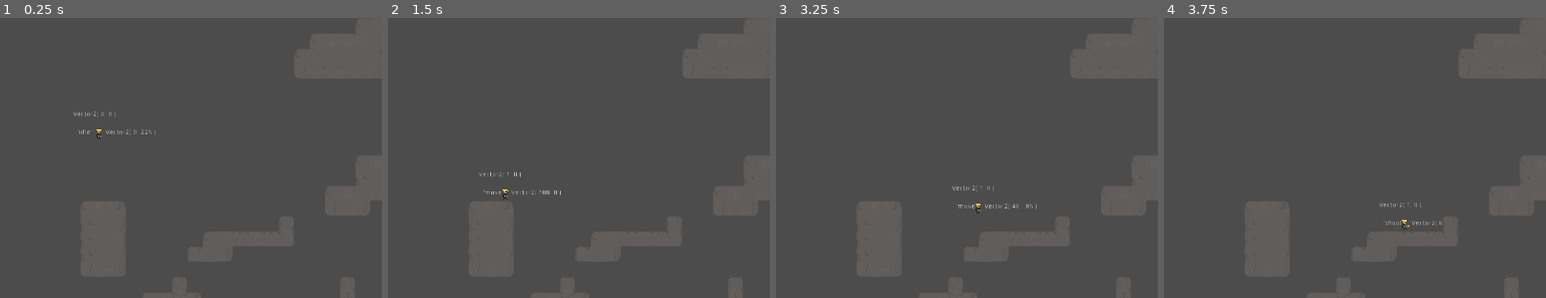
Above: before the commit, frames 1-4 (left to right).
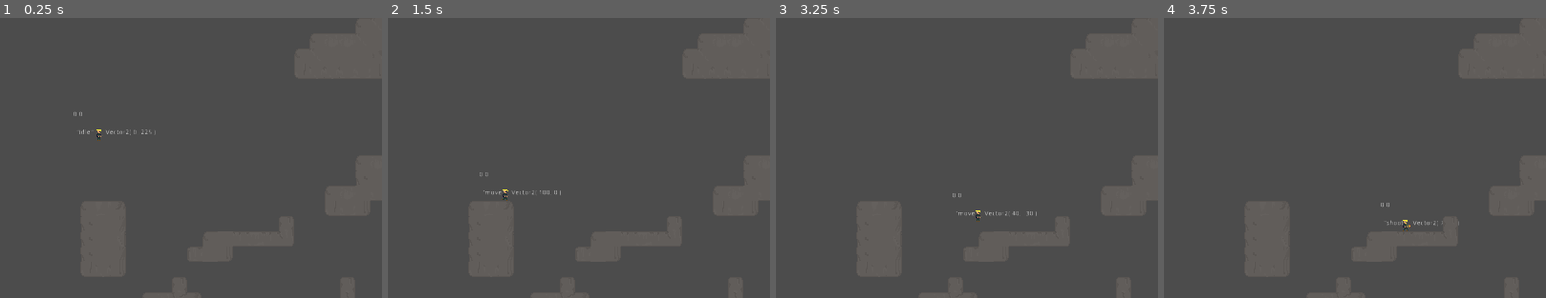
Above: after the commit, the same moments.

Repository: raczynskid/PixelSoldier
Game: Godot game, scene res://World.tscn
Same seed, same stepped clock (60 frames per second), same inputs: the game is played once before the commit and once after it. The engine's default icon, where the game draws it, is replaced by a stand-in: a white triangle on a blue panel in a dark square.
Inputs:
- Up to frame 1 (0.25 s): no input
- Up to frame 2 (1.5 s): hold Space (fire) 0.53-1.28 s; hold Right (ui_right) from 0.53 s (still down); tap Up (ui_up) at 0.77 s; tap Enter at 1.25 s; tap Space (fire) at 1.35 s
- Up to frame 3 (3.25 s): tap Up (ui_up) at 1.52, 3.02 s; release Right (ui_right) at 2.03 s; hold Left (ui_left) 2.03-2.78 s; hold Space (fire) 2.03-2.78 s; hold Right (ui_right) from 2.78 s (still down); tap Space (fire) at 2.85 s
- Up to frame 4 (3.75 s): keep holding Right (ui_right); hold Space (fire) from 3.53 s (still down)
The pictures show only the part of the screen within x 20-70%, y 6-56%; the shares and areas given below are measured in that part.

The runs differ from the first frame. In frame 1, less than 0.1% of the frame differs, in the area x 19-31%, y 33-36%; in frame 2, less than 0.1%; in frame 3, 0.3%, in the area x 46-69%, y 59-73%; in frame 4, 0.2%.

Commit message:
jumping change - horizontal velocity transfers to vertical on jump

Diff:
--- a/Characters/Player.gd
+++ b/Characters/Player.gd
@@ -7,11 +7,12 @@
 var velocity = Vector2.ZERO
 var input_vector = Vector2.ZERO
 var last_vector = Vector2.ZERO
+var air_acceleration = Globals.ACCELERATION / 12
+var timer = Timer.new()
 
 onready var animationPlayer = get_node("AnimationPlayer")
 onready var animationTree = get_node("AnimationTree")
 onready var animationState = animationTree.get("parameters/playback")
-var air_acceleration = Globals.ACCELERATION / 12
 
 func _ready():
 	animationTree.active = true
@@ -53,7 +54,7 @@
 	velocity = move_and_slide(velocity, Globals.UP)
 
 	# debug labels
-	get_node("Label").text = var2str(input_vector)
+	get_node("Label").text = var2str(timer.time_left)
 	get_node("Label2").text = var2str(velocity)
 	get_node("Label3").text = var2str(current_state)
 
@@ -113,8 +114,20 @@
 	# apply upwards force if not airborne
 	current_state = "jump"
 	if is_on_floor():
-		velocity.y -= Globals.JUMPFORCE
+		if abs(velocity.x) > 20:
+			velocity.y -= clamp(abs(velocity.x) * 5, 100, Globals.JUMPFORCE)
+		else:
+			velocity.y -= Globals.JUMPFORCE
 	return velocity
+
+func roll(velocity):
+	# apply upwards force if not airborne
+	if input_vector != Vector2.ZERO:
+		# use animation tree blendspace to apply direction to shooting animation
+		animationTree.set("parameters/Shoot/blend_position", input_vector)
+		animationState.travel('Shoot')
+	return velocity
+
 
 func shoot(input_vector):
 	# base shoot state, animation is already initialized from get_movement_inputs()
@@ -130,7 +143,7 @@
 	# remove any horizontal speed if remaining
 	if is_on_floor():
 		if velocity.x < 0:
-			velocity.x += Globals.PLAYER_SLIDE_FACTOR / 4
+			velocity.x += Globals.PLAYER_SLIDE_FACTOR / 6
 		if velocity.x > 0:
-			velocity.x -= Globals.PLAYER_SLIDE_FACTOR / 4
+			velocity.x -= Globals.PLAYER_SLIDE_FACTOR / 6
 	return velocity
Not shown, changed: .mono/metadata/ide_messaging_meta.txt
